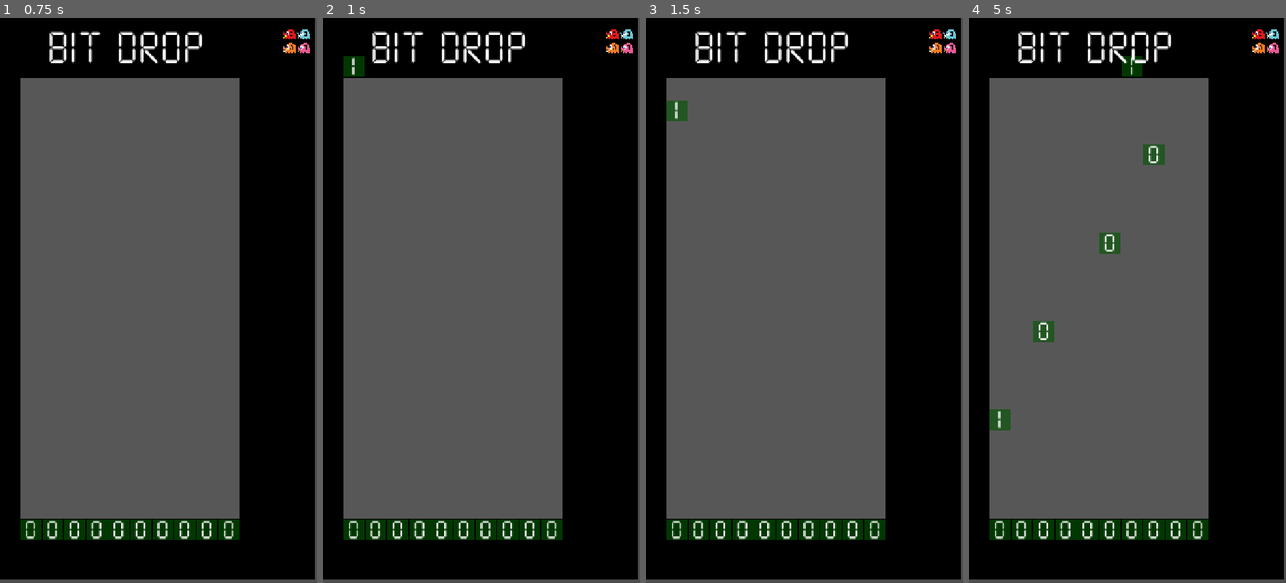
Above: before the commit, frames 1-4 (left to right).
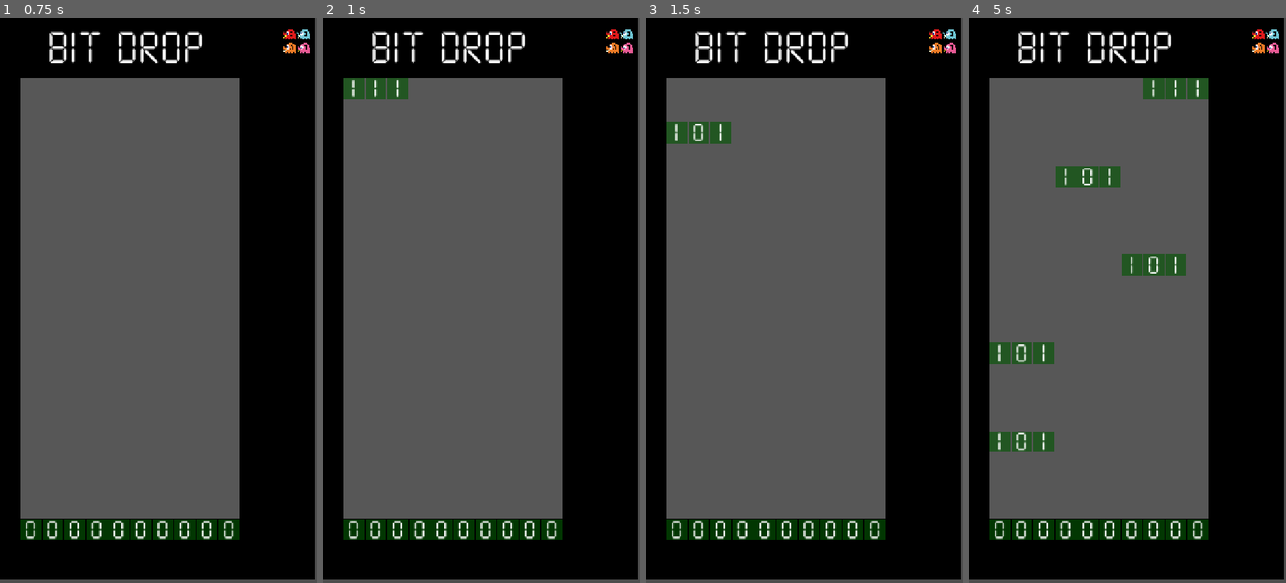
Above: after the commit, the same moments.

Repository: DavidParkerDr/GGJ26
Game: Godot game, scene res://Main.tscn
Same seed, same stepped clock (60 frames per second), same inputs: the game is played once before the commit and once after it.
Inputs (mouse positions are in pixels of both pictures, inside the frame that each line leads up to):
- Up to frame 1 (0.75 s): tap Enter at 0.5 s; move the mouse to (228, 272) at 0.52 s; hold Right (move_right) from 0.53 s (still down); tap I at 0.6 s; click (228, 272) at 0.67 s
- Up to frame 2 (1 s): keep holding Right (move_right)
- Up to frame 3 (1.5 s): move the mouse to (741, 328) at 1.27 s; release Right (move_right) at 1.28 s; hold Left (move_left) from 1.28 s (still down); tap R at 1.35 s
- Up to frame 4 (5 s): move the mouse to (1159, 176) at 2.02 s; release Left (move_left) at 2.03 s; hold Right (move_right) 2.03-2.78 s; tap one key every 0.75 s from 2.1 s: F E Q O; move the mouse to (1111, 413) at 2.77 s; hold W 2.78-3.53 s; click (1111, 413) at 2.92 s; move the mouse to (1222, 385) at 3.52 s; hold Left (move_left) from 3.53 s (still down); move the mouse to (1032, 215) at 4.27 s

Frame 1 is identical in both runs. In frame 2, 1.0% of the frame differs, in the area x 6-27%, y 6-15%; in frame 3, 1.0%; in frame 4, 4.9%, in the area x 6-76%, y 6-77%.

Commit message:
Fun with blocks

Diff:
--- /dev/null
+++ b/src/bit-drop/Block.tscn
@@ -0,0 +1,6 @@
+[gd_scene format=3 uid="uid://drfsjrr3b578f"]
+
+[ext_resource type="Script" uid="uid://dp1ays6ow8wcl" path="res://block.gd" id="1_2wby2"]
+
+[node name="Node2D" type="Node2D" unique_id=56017594]
+script = ExtResource("1_2wby2")
--- a/src/bit-drop/Main.tscn
+++ b/src/bit-drop/Main.tscn
@@ -2,6 +2,7 @@
 
 [ext_resource type="Script" uid="uid://ept7srcl078w" path="res://main.gd" id="1_uu6xs"]
 [ext_resource type="Texture2D" uid="uid://hodb531de4k4" path="res://Assets/spooky elephant logo vector.svg" id="2_cm0pq"]
+[ext_resource type="PackedScene" uid="uid://drfsjrr3b578f" path="res://Block.tscn" id="2_fos0i"]
 [ext_resource type="PackedScene" uid="uid://b2ltp04bko8ao" path="res://Bit.tscn" id="2_r0du0"]
 [ext_resource type="Theme" uid="uid://264gdyjhaan4" path="res://Assets/default_theme.tres" id="4_cm0pq"]
 [ext_resource type="Script" uid="uid://b01wjiugrl32t" path="res://Assets/audio/RubberSynth.gd" id="5_3dxm6"]
@@ -9,6 +10,7 @@
 
 [node name="Main" type="Node" unique_id=1869880820]
 script = ExtResource("1_uu6xs")
+block_scene = ExtResource("2_fos0i")
 bit_scene = ExtResource("2_r0du0")
 
 [node name="BG" type="ColorRect" parent="." unique_id=1703853073]
--- a/src/bit-drop/bit.gd
+++ b/src/bit-drop/bit.gd
@@ -1,19 +1,12 @@
 extends Node2D
-
-var isFalling = true
 
 var isOne = false
 
-var speed = 200
-
 @onready var label = $Label
-
-signal bit_collide(falling, mask)
 
 # Called when the node enters the scene tree for the first time.
 func _ready() -> void:
 	pass # Replace with function body.
-
 
 # Called every frame. 'delta' is the elapsed time since the previous frame.
 func _process(delta: float) -> void:
@@ -21,16 +14,3 @@
 		label.text = "1"
 	else:
 		label.text = "0"
-
-	if isFalling:
-		var collided = false
-		position.y += speed * delta
-
-		for collision in $Area2D.get_overlapping_areas():
-			var static_bit = collision.get_parent()
-
-			bit_collide.emit(self, static_bit)
-			collided = true
-
-		if (collided):
-			position.y -= speed * delta
--- /dev/null
+++ b/src/bit-drop/block.gd
@@ -0,0 +1,26 @@
+extends Node2D
+
+var speed = 200
+var isFalling = true
+
+signal block_collide(block, block_bit, mask_bit)
+
+# Called when the node enters the scene tree for the first time.
+func _ready() -> void:
+	pass # Replace with function body.
+
+# Called every frame. 'delta' is the elapsed time since the previous frame.
+func _process(delta: float) -> void:
+	if isFalling:
+		var collided = false
+		position.y += speed * delta
+
+		for bit in get_children():
+			for collision in bit.get_node('Area2D').get_overlapping_areas():
+				var static_bit = collision.get_parent()
+
+				block_collide.emit(self, bit, static_bit)
+				collided = true
+
+			if (collided):
+				position.y -= speed * delta
--- a/src/bit-drop/default_bus_layout.tres
+++ b/src/bit-drop/default_bus_layout.tres
@@ -11,7 +11,7 @@
 bus/1/solo = false
 bus/1/mute = false
 bus/1/bypass_fx = false
-bus/1/volume_db = -80.0
+bus/1/volume_db = -14.911825
 bus/1/send = &"Master"
 bus/2/name = &"Sfx"
 bus/2/solo = false
--- a/src/bit-drop/main.gd
+++ b/src/bit-drop/main.gd
@@ -1,5 +1,6 @@
 extends Node
 
+@export var block_scene: PackedScene
 @export var bit_scene: PackedScene
 
 var size = Vector2(10, 20)
@@ -23,7 +24,6 @@
 		bit.position.x = i * bit_width
 
 		bit.isOne = false
-		bit.isFalling = false
 		bit.add_to_group("bitmap")
 
 		mask.add_child(bit)
@@ -70,7 +70,7 @@
 			bit.position.x = bit_width * (size.x - 1)
 
 func _on_tick_timer_timeout() -> void:
-	add_bit()
+	#add_bit()
 	add_block([true, false, true])
 
 func move_bits(delta: float):
@@ -78,7 +78,9 @@
 		pass
 
 func add_block(pattern: Array[bool]):
-	var block = Node2D.new()
+	var block = block_scene.instantiate()
+	block.position.x = randi_range(0, size.x - pattern.size()) * bit_width
+	block.block_collide.connect(_on_block_collide)
 
 	for i in pattern.size():
 		var bit = bit_scene.instantiate()
@@ -87,27 +89,41 @@
 
 		block.add_child(bit)
 
+	$Bits.add_child(block)
+
 func add_bit():
 	var bit = bit_scene.instantiate()
 	bit.isOne = randf() > 0.5
 	bit.position.y = -bit_width
 	bit.position.x = randi_range(0, size.x - 1) * bit_width
 
-	bit.bit_collide.connect(_on_bit_collide)
-
 	bits.add_child(bit)
 
-func _on_bit_collide(falling, stationary):
 
+func _on_block_collide(block, block_bit, mask_bit):
 	sfx.play_hit()
 
-	if (falling.isOne == stationary.isOne):
-		falling.queue_free()
+	if (block_bit.isOne == mask_bit.isOne):
+		block_bit.queue_free()
+	else:
+		block.isFalling = false
+		block.position.x = snapped(block.position.x, bit_width)
+		block.position.y = snapped(block.position.y, bit_width)
 
-	falling.add_to_group("bitmap")
-	falling.remove_from_group("falling")
+		for bit in block.get_children():
+			bit.add_to_group("bitmap")
+			bit.remove_from_group("falling")
 
-	falling.isFalling = false
+			bit.reparent($Mask)
 
-	falling.position.x = snapped(falling.position.x, bit_width)
-	falling.position.y = snapped(falling.position.y, bit_width)
+		block.queue_free()
+
+
+	#
+	#falling.add_to_group("bitmap")
+	#falling.remove_from_group("falling")
+
+	#falling.isFalling = false
+
+	#falling.position.x = snapped(falling.position.x, bit_width)
+	#falling.position.y = snapped(falling.position.y, bit_width)
--- a/src/bit-drop/project.godot
+++ b/src/bit-drop/project.godot
@@ -44,3 +44,4 @@
 
 rendering_device/driver.windows="d3d12"
 renderer/rendering_method="mobile"
+textures/vram_compression/import_etc2_astc=true
Not shown, added: src/bit-drop/block.gd.uid
Not shown, changed: src/bit-drop/export_presets.cfg
